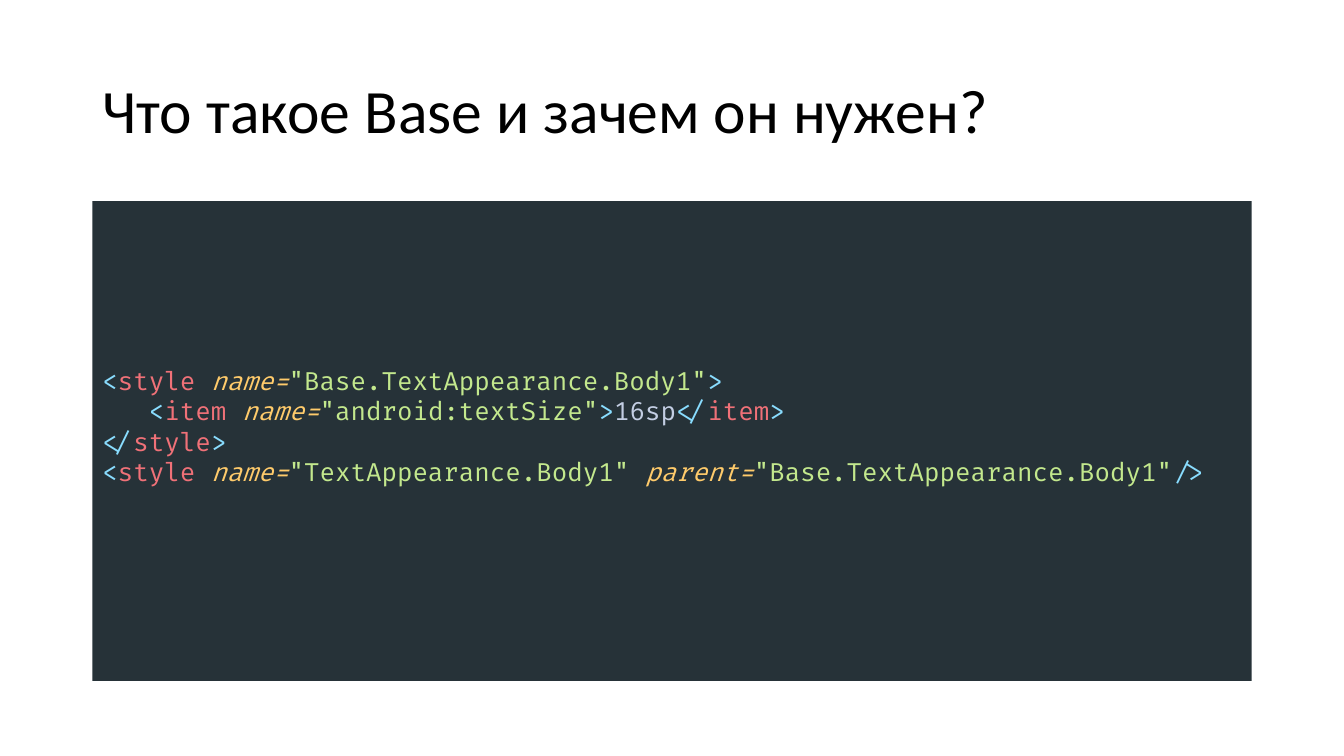
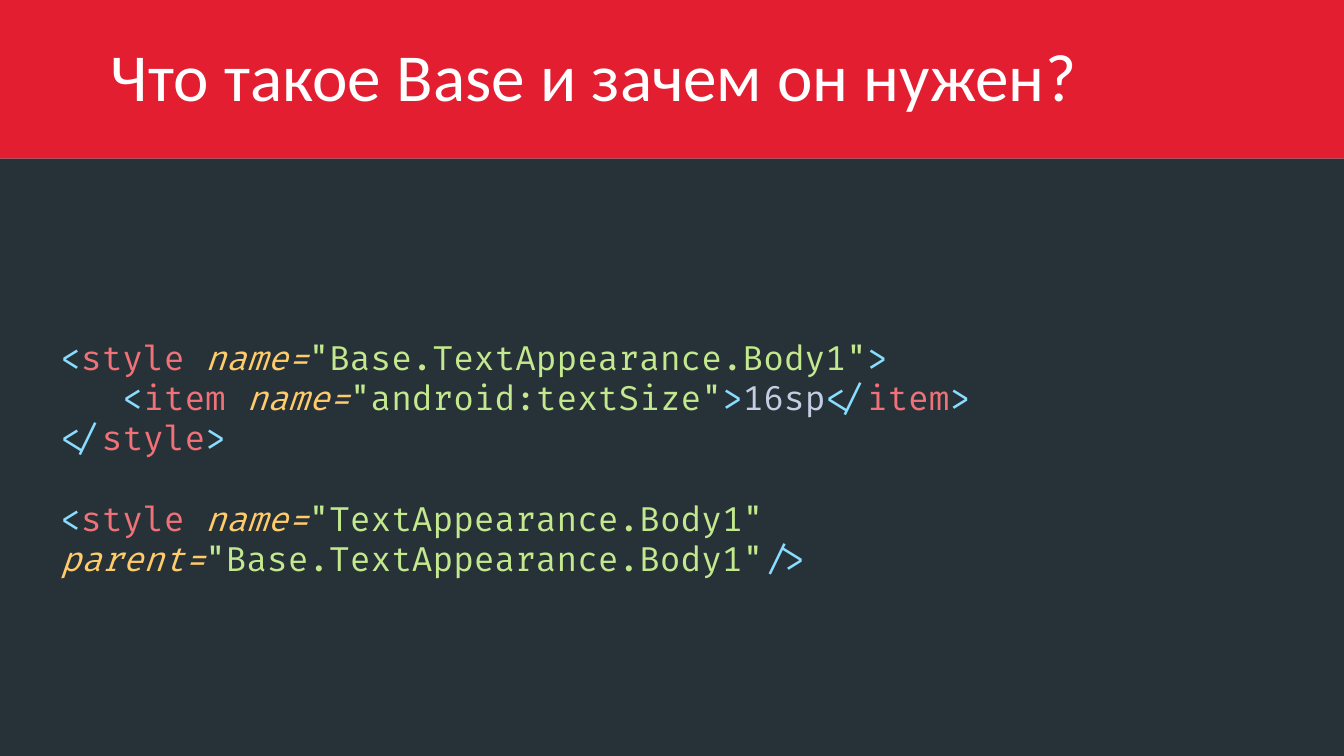
Before and after one commit to ZebanNikolay/android-style-best-practices, a slide deck: slide 20 of Styles and Themes in Android.pptm (slide 17 before the commit). Drawn at 1344x756 pixels with LibreOffice and Linux fonts; fonts in the diff are those of the drawing. Boxes give left, top, right and bottom in pixels: in the first picture for what was removed or moved away, otherwise in the second. Text is boxed around its words. In the diff, an @@ line names an element or a change of style, - is before the commit and + after.

```diff
--- a/Styles and Themes in Android.pptm
+++ b/Styles and Themes in Android.pptm
@@ title "Что такое Base и зачем ...": place and size @@
-title "Что такое Base и зачем ..." at [102,91,988,143]
+title "Что такое Base и зачем ..." at [0,0,1344,158]
@@ title "Что такое Base и зачем ..." at [0,0,1344,158]: size 44 to 48 pt, text colour #000000 to #FFFFFF; fill none to #E21E30 @@
@@ text "<style name="Base.TextAppearance.Body1"> <item name="android ...": place and size @@
-text "<style name="Base.TextAppearance.Body1"> <item name="android ..." at [93,202,1252,682]
+text "<style name="Base.TextAppearance.Body1"> <item name="android ..." at [0,158,1344,756]
@@ text at [60,344,970,579]: text changed; size 18 to 24 pt @@
-<style name="Base.TextAppearance.Body1">
-<item name="android:textSize">16sp</item>
-</style>
-<style name="TextAppearance.Body1" parent="Base.TextAppearance.Body1"/>
+  <style name="Base.TextAppearance.Body1">
+  <item name="android:textSize">16sp</item>
+  </style>
+  <style name="TextAppearance.Body1" parent="Base.TextAppearance.Body1"/>
```
Also in this commit, not shown: 21 other slides changed, 4 slides added, 2 slides removed.
